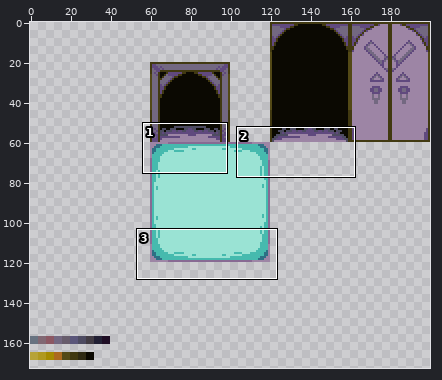
Sprite sheet, stored at Tile Sheets/oldTown/OTDoors.png. Above, an overview of the earlier version with the close-up marked.
Close-up. Before:
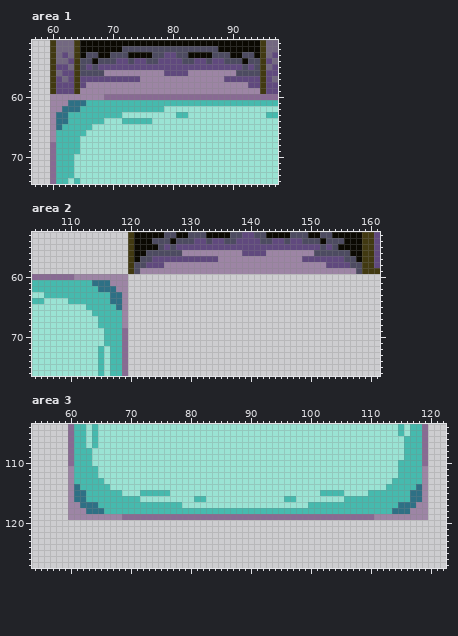
The file is 200x200 pixels. Shown: area 1: x 57..97, y 51..74; area 2: x 104..161, y 53..76; area 3: x 54..122, y 104..127. The wide view leaves out empty margins.
Now the later version:
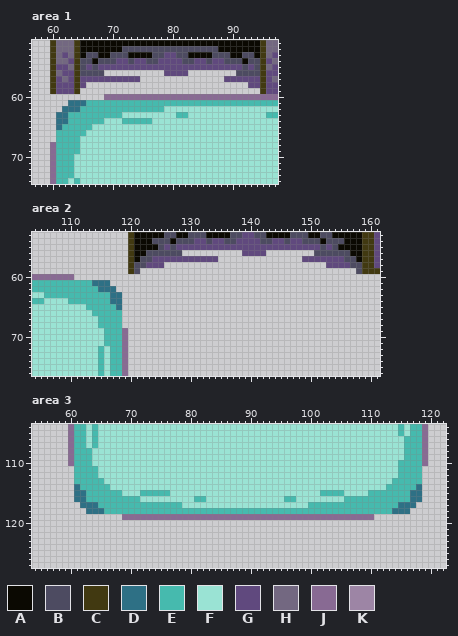
Palette (. is transparent): A #0b0902  B #4d4b61  C #413911  D #2e7085  E #46baae  F #9ae3d4  G #60497e  H #736881  J #886a93  K #9d85a5
From old to new:
Area 1:
Colour K is gone in row 56 at x 69 to 78 and 83 to 90; in row 57 at x 75 to 88; in row 58 at x 66 to 92; in row 59 at x 65 to 94; in row 60 at x 60 to 68; in row 61 at x 60 to 62.
Colour K is gone in row 62 at x 60 to 61; in rows 63 to 67 at x 60.
Area 2:
Colour K is gone in row 56 at x 129 to 138 and 143 to 150; in row 57 at x 135 to 148; in row 58 at x 126 to 152; in row 59 at x 122 to 157; in row 60 at x 111 to 119; in row 61 at x 117 to 119.
Colour K is gone in row 62 at x 118 to 119; in rows 63 to 68 at x 119.
Area 3:
Colour K is gone in rows 111 to 116 at x 60 and 119; in row 117 at x 60 to 61 and 118 to 119; in row 118 at x 60 to 62 and 117 to 119; in row 119 at x 60 to 68 and 111 to 119.
Where, in picture pixels (left, top, right, bottom), the same in both close-ups:
erased: (50, 70, 260, 142)
erased: (74, 250, 356, 328)
erased: (68, 466, 122, 520)
erased: (374, 466, 428, 520)
